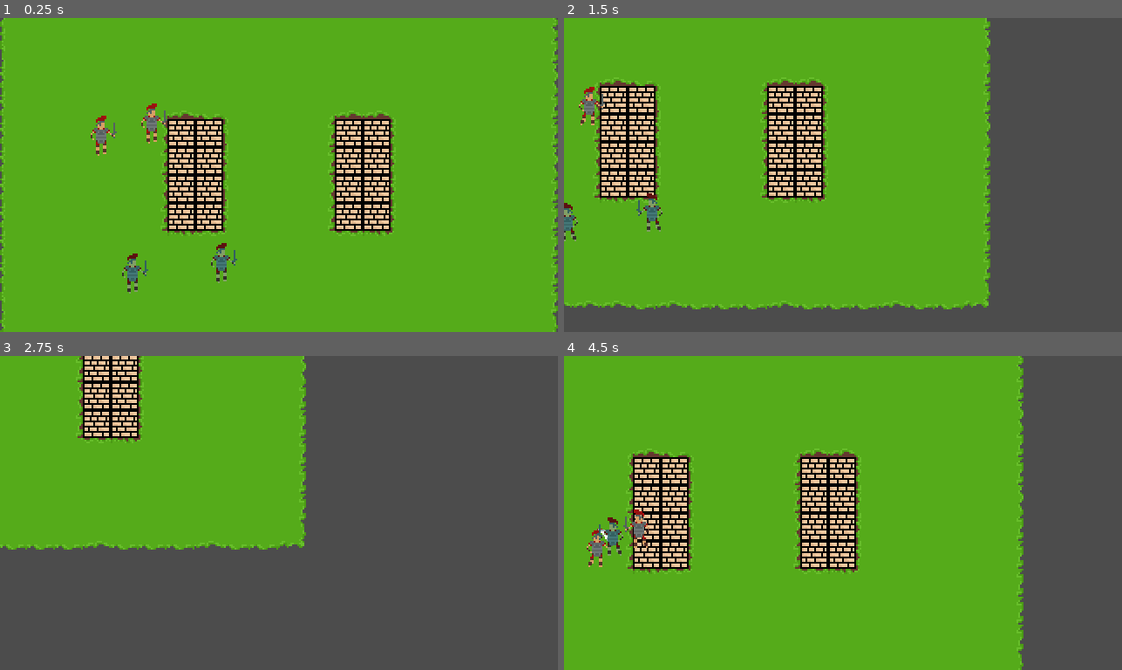
Above: before the commit, frames 1-4 (two rows, left to right).
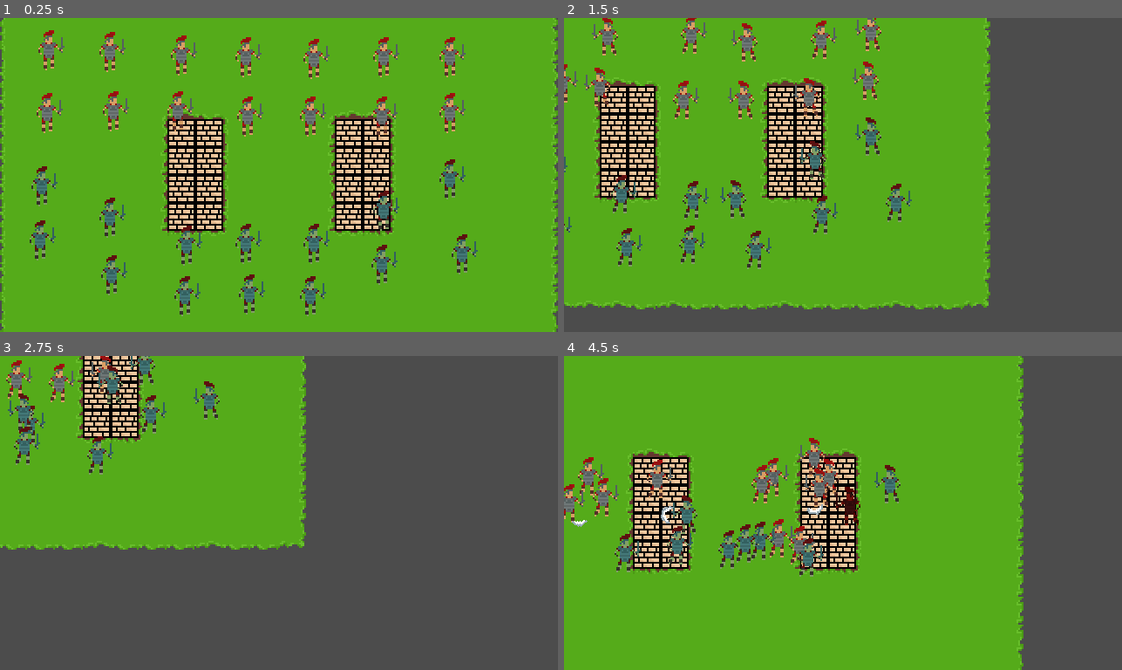
Above: after the commit, the same moments.

Repository: jr-decker/roman-day-project
Game: Godot game, scene res://World.tscn
The game is run twice, just before and just after one commit, with the same random seed, the same clock (stepped at 60 frames per second) and the same inputs.
Inputs:
- Up to frame 1 (0.25 s): no input
- Up to frame 2 (1.5 s): tap Enter at 0.5 s; hold Right (ui_right) 0.53-1.28 s; hold Down (ui_down) from 1.28 s (still down)
- Up to frame 3 (2.75 s): release Down (ui_down) at 2.03 s; hold Right (ui_right) from 2.03 s (still down)
- Up to frame 4 (4.5 s): release Right (ui_right) at 2.78 s; hold Up (ui_up) 2.78-3.53 s; hold Left (ui_left) from 3.53 s (still down)

The runs differ from the first frame. In frame 1, 7.5% of the frame differs, in the area x 5-86%, y 3-95%; in frame 2, 5.4%; in frame 3, 2.3%; in frame 4, 5.2%.

Commit message:
Cleaned combat system and added damage effect when hit

Diff:
--- a/NPCs/EnemySoldier.tscn
+++ b/NPCs/EnemySoldier.tscn
@@ -89,7 +89,6 @@
 
 [node name="CollisionShape2D" type="CollisionShape2D" parent="."]
 rotation = 0.785398
-scale = Vector2( 1, 1 )
 shape = SubResource( 13 )
 
 [node name="WalkAnimation" type="AnimationPlayer" parent="."]
@@ -108,23 +107,19 @@
 
 [node name="Hurtbox" type="Area2D" parent="."]
 collision_layer = 0
-collision_mask = 2
+collision_mask = 4
 
 [node name="CollisionShape2D" type="CollisionShape2D" parent="Hurtbox"]
 position = Vector2( 9, 0 )
 shape = SubResource( 11 )
 
 [node name="Hitbox" type="Area2D" parent="."]
-collision_layer = 4
+collision_layer = 2
 collision_mask = 0
 
 [node name="CollisionShape2D" type="CollisionShape2D" parent="Hitbox"]
 position = Vector2( 0, -0.5 )
 shape = SubResource( 12 )
-
-[node name="DamageCooldown" type="Timer" parent="."]
-wait_time = 0.5
-one_shot = true
 
 [node name="PushedTimer" type="Timer" parent="."]
 one_shot = true
--- a/NPCs/FriendlySoldier.tscn
+++ b/NPCs/FriendlySoldier.tscn
@@ -88,7 +88,6 @@
 
 [node name="CollisionShape2D" type="CollisionShape2D" parent="."]
 rotation = 0.785398
-scale = Vector2( 1, 1 )
 shape = SubResource( 13 )
 
 [node name="WalkAnimation" type="AnimationPlayer" parent="."]
@@ -107,23 +106,19 @@
 
 [node name="Hurtbox" type="Area2D" parent="."]
 collision_layer = 0
-collision_mask = 4
+collision_mask = 2
 
 [node name="CollisionShape2D" type="CollisionShape2D" parent="Hurtbox"]
 position = Vector2( 9, 0 )
 shape = SubResource( 11 )
 
 [node name="Hitbox" type="Area2D" parent="."]
-collision_layer = 2
+collision_layer = 4
 collision_mask = 0
 
 [node name="CollisionShape2D" type="CollisionShape2D" parent="Hitbox"]
 position = Vector2( 0, -0.5 )
 shape = SubResource( 12 )
-
-[node name="DamageCooldown" type="Timer" parent="."]
-wait_time = 0.5
-one_shot = true
 
 [node name="PushedTimer" type="Timer" parent="."]
 one_shot = true
--- a/NPCs/Soldier.gd
+++ b/NPCs/Soldier.gd
@@ -115,21 +115,28 @@
 	$SwordSwipe.hide()
 
 func _on_Hitbox_area_entered(area):
-	if $DamageCooldown.is_processing():
-		return
 
 	health -= 1
 
 	is_being_pushed = true
 
-	$DamageCooldown.start(1)
 	$PushedTimer.start(0.2)
+
+	# Make the soldier red when hit and being pushed.
+	$SoldierTexture.modulate.r = 0.86
+	$SoldierTexture.modulate.g = 0.11
+	$SoldierTexture.modulate.b = 0.11
 
 func _on_Hurtbox_area_entered(area):
 	attack(attack_target.global_position)
 
 func _on_PushedTimer_timeout():
 	is_being_pushed = false
+
+	# Switch the soldiers colors back to normal after being hit.
+	$SoldierTexture.modulate.r = 1
+	$SoldierTexture.modulate.g = 1
+	$SoldierTexture.modulate.b = 1
 
 func die():
 	is_dead = true
--- a/World.tscn
+++ b/World.tscn
@@ -94,12 +94,6 @@
 format = 1
 tile_data = PoolIntArray( -327690, 0, 0, -327689, 0, 1, -327688, 0, 131076, -327687, 0, 131076, -327686, 0, 131076, -32 …(3851 unchanged characters)…
 
-[node name="FriendlySoldier" parent="." instance=ExtResource( 1 )]
-position = Vector2( -102, -21 )
-
-[node name="FriendlySoldier2" parent="." instance=ExtResource( 1 )]
-position = Vector2( -73, -28 )
-
 [node name="PlayerCam" type="KinematicBody2D" parent="."]
 script = ExtResource( 5 )
 
@@ -111,10 +105,100 @@
 shape = SubResource( 1 )
 disabled = true
 
+[node name="FriendlySoldier" parent="." instance=ExtResource( 1 )]
+position = Vector2( -132, -70 )
+
+[node name="FriendlySoldier2" parent="." instance=ExtResource( 1 )]
+position = Vector2( -97, -69 )
+
+[node name="FriendlySoldier3" parent="." instance=ExtResource( 1 )]
+position = Vector2( -133, -34 )
+
+[node name="FriendlySoldier4" parent="." instance=ExtResource( 1 )]
+position = Vector2( -95, -35 )
+
+[node name="FriendlySoldier5" parent="." instance=ExtResource( 1 )]
+position = Vector2( -56, -67 )
+
+[node name="FriendlySoldier6" parent="." instance=ExtResource( 1 )]
+position = Vector2( -19, -66 )
+
+[node name="FriendlySoldier7" parent="." instance=ExtResource( 1 )]
+position = Vector2( 20, -65 )
+
+[node name="FriendlySoldier8" parent="." instance=ExtResource( 1 )]
+position = Vector2( 60, -66 )
+
+[node name="FriendlySoldier10" parent="." instance=ExtResource( 1 )]
+position = Vector2( -18, -32 )
+
+[node name="FriendlySoldier11" parent="." instance=ExtResource( 1 )]
+position = Vector2( -58, -35 )
+
+[node name="FriendlySoldier9" parent="." instance=ExtResource( 1 )]
+position = Vector2( 98, -66 )
+
+[node name="FriendlySoldier12" parent="." instance=ExtResource( 1 )]
+position = Vector2( 18, -32 )
+
+[node name="FriendlySoldier13" parent="." instance=ExtResource( 1 )]
+position = Vector2( 59, -32 )
+
+[node name="FriendlySoldier14" parent="." instance=ExtResource( 1 )]
+position = Vector2( 98, -34 )
+
 [node name="EnemySoldier" parent="." instance=ExtResource( 3 )]
-position = Vector2( -84, 58 )
+position = Vector2( -136, 8 )
 enemy_soldier = true
 
 [node name="EnemySoldier2" parent="." instance=ExtResource( 3 )]
-position = Vector2( -33, 52 )
-enemy_soldier = true
+position = Vector2( -137, 39 )
+enemy_soldier = true
+
+[node name="EnemySoldier3" parent="." instance=ExtResource( 3 )]
+position = Vector2( -97, 26 )
+enemy_soldier = true
+
+[node name="EnemySoldier4" parent="." instance=ExtResource( 3 )]
+position = Vector2( -53, 42 )
+enemy_soldier = true
+
+[node name="EnemySoldier5" parent="." instance=ExtResource( 3 )]
+position = Vector2( -19, 41 )
+enemy_soldier = true
+
+[node name="EnemySoldier6" parent="." instance=ExtResource( 3 )]
+position = Vector2( 20, 41 )
+enemy_soldier = true
+
+[node name="EnemySoldier7" parent="." instance=ExtResource( 3 )]
+position = Vector2( 60, 22 )
+enemy_soldier = true
+
+[node name="EnemySoldier8" parent="." instance=ExtResource( 3 )]
+position = Vector2( 98, 4 )
+enemy_soldier = true
+
+[node name="EnemySoldier9" parent="." instance=ExtResource( 3 )]
+position = Vector2( -96, 59 )
+enemy_soldier = true
+
+[node name="EnemySoldier10" parent="." instance=ExtResource( 3 )]
+position = Vector2( -54, 71 )
+enemy_soldier = true
+
+[node name="EnemySoldier11" parent="." instance=ExtResource( 3 )]
+position = Vector2( -17, 70 )
+enemy_soldier = true
+
+[node name="EnemySoldier12" parent="." instance=ExtResource( 3 )]
+position = Vector2( 18, 71 )
+enemy_soldier = true
+
+[node name="EnemySoldier13" parent="." instance=ExtResource( 3 )]
+position = Vector2( 59, 53 )
+enemy_soldier = true
+
+[node name="EnemySoldier14" parent="." instance=ExtResource( 3 )]
+position = Vector2( 105, 47 )
+enemy_soldier = true
